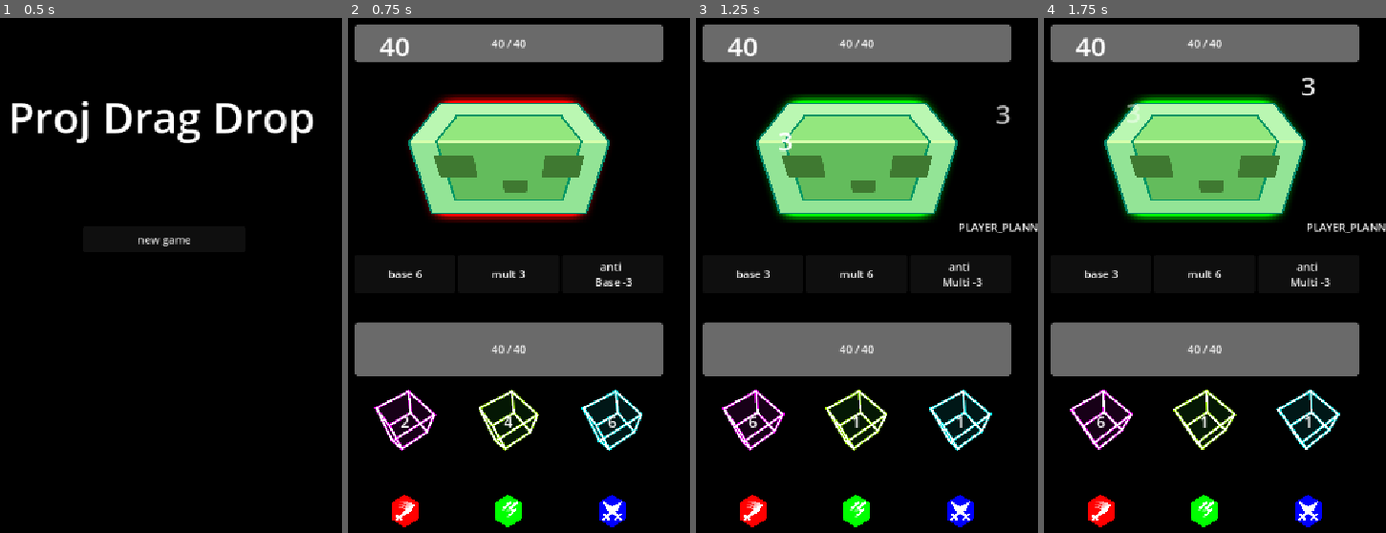
Above: before the commit, frames 1-4 (left to right).
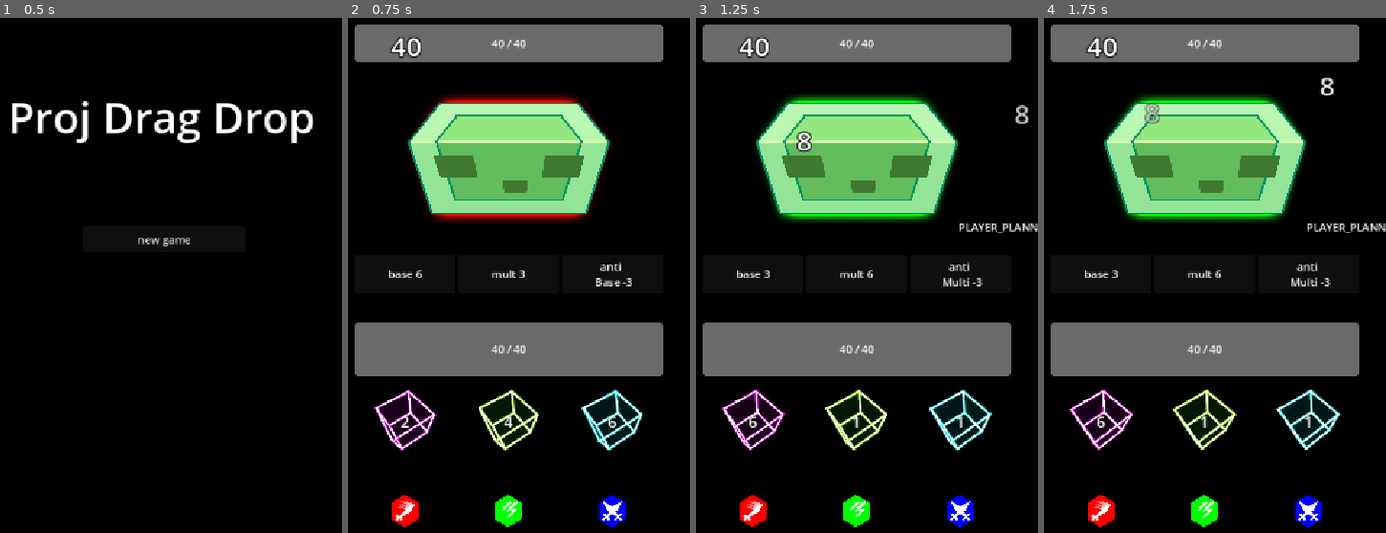
Above: after the commit, the same moments.

Repository: SeeCats/Drag-and-Drop
Game: Godot game, scene res://MainUI/main_menu/main_menu.tscn
Same seed, same stepped clock (60 frames per second), same inputs: the game is played once before the commit and once after it.
Inputs (mouse positions are in pixels of both pictures, inside the frame that each line leads up to):
- Up to frame 1 (0.5 s): no input
- Up to frame 2 (0.75 s): click "new game" at 0.5 s
- Up to frame 3 (1.25 s): no input
- Up to frame 4 (1.75 s): move the mouse to (1102, 48) at 1.27 s; press the mouse at (1102, 48) at 1.28 s

Frame 1 is identical in both runs. In frame 2, 0.3% of the frame differs, in the area x 9-22%, y 3-8%; in frame 3, 0.8%, in the area x 9-98%, y 3-27%; in frame 4, 0.7%.
Error before the commit: Cannot call method 'duplicate' on a null value. (res://MainUI/combat_ui/damage_number/damage_number_zone.gd:15)
Error after the commit: Cannot call method 'duplicate' on a null value. (res://MainUI/combat_ui/damage_number/damage_number_zone.gd:16)

Commit message:
dmgnumberupdate2
learnedneedtomakefont

Diff:
--- a/Globals/swatch.gd
+++ b/Globals/swatch.gd
@@ -18,3 +18,14 @@
 	Color(0.2,1,0.2,0.05),
 	Color(0,1,1,0.05)
 ]
+
+static func from_name(key: String) -> Color:
+	match key:
+		"red":        return RED
+		"green":      return GREEN
+		"blue":       return BLUE
+		"white":      return WHITE
+		"neon_red":   return NEON_COLOR[0]
+		"neon_green": return NEON_COLOR[1]
+		"neon_blue":  return NEON_COLOR[2]
+		_:            return Color(key)  # fallback: treat as hex
--- a/MainUI/combat_ui/damage_number/damage_number.tscn
+++ b/MainUI/combat_ui/damage_number/damage_number.tscn
@@ -1,12 +1,16 @@
-[gd_scene format=3 uid="uid://bntm5ysos01mm"]
+[gd_scene format=3 uid="uid://diwx5j1ednm4g"]
 
 [ext_resource type="Script" uid="uid://fml4d6bbqqsk" path="res://MainUI/combat_ui/damage_number/damage_number_label.gd" id="2_4p6vl"]
+[ext_resource type="Script" uid="uid://baj1dn1eivrap" path="res://MainUI/combat_ui/damage_number/halo_effect.gd" id="2_halo"]
 
-[node name="DamageNumber" type="Label" unique_id=1032836431]
-offset_right = 60.0
+[sub_resource type="RichTextEffect" id="HaloEffect_1"]
+script = ExtResource("2_halo")
+
+[node name="DamageNumber" type="RichTextLabel" unique_id=1032836431]
+offset_right = 120.0
 offset_bottom = 60.0
-theme_override_font_sizes/font_size = 40
-text = "40"
-horizontal_alignment = 1
-vertical_alignment = 1
+theme_override_constants/outline_size = 8
+bbcode_enabled = true
+text = "[halo][center]40[/center][/halo]"
+custom_effects = [SubResource("HaloEffect_1")]
 script = ExtResource("2_4p6vl")
--- a/MainUI/combat_ui/damage_number/damage_number_label.gd
+++ b/MainUI/combat_ui/damage_number/damage_number_label.gd
@@ -8,7 +8,6 @@
 	pass
 
 
-# Called when the node enters the scene tree for the first time.
 func pop_show():
 	var start_y = position.y
 	var t = create_tween()
@@ -27,13 +26,13 @@
 	queue_free()
 
 func pop_show_number(number: int):
-	text = str(number)
+	text = "[halo color=neon_green][center]%s[/center][/halo]" % str(number)
 	pop_show()
 
 func pop_show_miss():
-	text = "MISS"
+	text = "[halo color=white][center]MISS[/center][/halo]"
 	pop_show()
 
 func pop_show_block(number: int):
-	text = "BLOCKED %d" % [number]
+	text = "[halo color=neon_blue][center]BLOCKED %d[/center][/halo]" % number
 	pop_show()
--- a/MainUI/combat_ui/damage_number/damage_number_rich_text_label.tscn
+++ b/MainUI/combat_ui/damage_number/damage_number_rich_text_label.tscn
@@ -1,18 +1,24 @@
 [gd_scene format=3 uid="uid://csqkckvs7iwb7"]
 
 [ext_resource type="Script" uid="uid://fml4d6bbqqsk" path="res://MainUI/combat_ui/damage_number/damage_number_label.gd" id="1_b6nsf"]
+[ext_resource type="Script" uid="uid://baj1dn1eivrap" path="res://MainUI/combat_ui/damage_number/halo_effect.gd" id="2_halo"]
 
-[node name="RichTextLabel" type="RichTextLabel" unique_id=1607587097]
+[sub_resource type="RichTextEffect" id="HaloEffect_1"]
+script = ExtResource("2_halo")
+
+[node name="DamageNumberLabel" type="RichTextLabel" unique_id=1607587097]
 offset_left = -11.0
 offset_top = -257.0
 offset_right = 29.0
 offset_bottom = -217.0
+theme_override_colors/font_outline_color = Color(1, 1, 1, 1)
+theme_override_constants/outline_size = 8
 theme_override_font_sizes/normal_font_size = 40
 theme_override_font_sizes/bold_font_size = 40
 theme_override_font_sizes/bold_italics_font_size = 40
 theme_override_font_sizes/italics_font_size = 40
 theme_override_font_sizes/mono_font_size = 40
 bbcode_enabled = true
-text = "40
-"
+text = "[halo color=neon_green][center]40[/center][/halo]"
+custom_effects = [SubResource("HaloEffect_1")]
 script = ExtResource("1_b6nsf")
--- a/MainUI/combat_ui/damage_number/damage_number_zone.gd
+++ b/MainUI/combat_ui/damage_number/damage_number_zone.gd
@@ -7,6 +7,7 @@
 
 
 func _ready() -> void:
+	print(self, " in tree")
 	for i in 4:
 		show_damage_number()
 		await get_tree().create_timer(0.3).timeout
@@ -15,7 +16,7 @@
 	var new_damage_number = damage_number.duplicate()
 	new_damage_number.global_position = get_random_global_position()
 	add_child(new_damage_number)
-	new_damage_number.pop_show_number(3)
+	new_damage_number.pop_show_number(8)
 
 func get_random_global_position():
 	var random_position : Vector2 = Vector2(0,0)
--- a/MainUI/combat_ui/damage_number/damage_number_zone.tscn
+++ b/MainUI/combat_ui/damage_number/damage_number_zone.tscn
@@ -17,5 +17,4 @@
 offset_top = 4.0
 offset_right = 117.0
 offset_bottom = 64.0
-text = "40
-"
+theme_override_colors/font_outline_color = Color(0, 0, 0, 1)
--- /dev/null
+++ b/MainUI/combat_ui/damage_number/halo_effect.gd
@@ -0,0 +1,21 @@
+extends RichTextEffect
+class_name HaloEffect
+
+# Usage: [halo]text[/halo]
+# Tag params (all optional, fall back to exports):
+#   brightness=1.5  — RGB multiplier (>1 blooms brighter)
+#   outline=0.3     — pulse minimum alpha (0..1)
+
+var bbcode = "halo"
+
+@export var halo_color: Color = Color(1.0, 0.8, 0.2, 1.0)
+@export var pulse_speed: float = 3.0
+@export var pulse_min_alpha: float = 0.3
+
+func _process_custom_fx(char_fx: CharFXTransform) -> bool:
+	if not char_fx.outline:
+		return true  # leave fill text alone
+
+	# DEBUG: confirm outline pass fires and color takes effect
+	char_fx.color = Color.RED
+	return true
--- a/MainUI/player_vbox/dice/cube/cube_2d.gd
+++ b/MainUI/player_vbox/dice/cube/cube_2d.gd
@@ -21,8 +21,8 @@
 @export var euler_offset : Vector3 = Vector3(45, 45, 45)
 var rotation_true : bool = true
 
-# Camera state lives on the View autoload — all cubes share one vanishing point.
-# Tune View.camera_position / camera_distance / focal_length, not per-cube.
+# Camera: each cube uses its own camera_distance and focal_length (exported below).
+# A shared-camera variant via the View autoload was tried but reverted — see _project().
 
 # ---- Shape ---------------------------------------------------------------------------------------
 # Swap this .tres to render a different wireframe. Setter rebuilds the Line2Ds /
@@ -191,7 +191,7 @@
 # future second attempt at a shared-camera effect.)
 #
 # Math:
-#   depth  = View.camera_distance - corner.z   # distance in front of pinhole
+#   depth  = camera_distance - corner.z         # distance in front of pinhole
 #   return = (corner.x, -corner.y) * focal_length / depth   # flip Y: world-up → screen-down
 func _project(corner: Vector3) -> Vector2:
 	var depth : float = camera_distance - corner.z
Not shown, added: MainUI/combat_ui/damage_number/halo_effect.gd.uid
Not shown, added: CLAUDE.md
